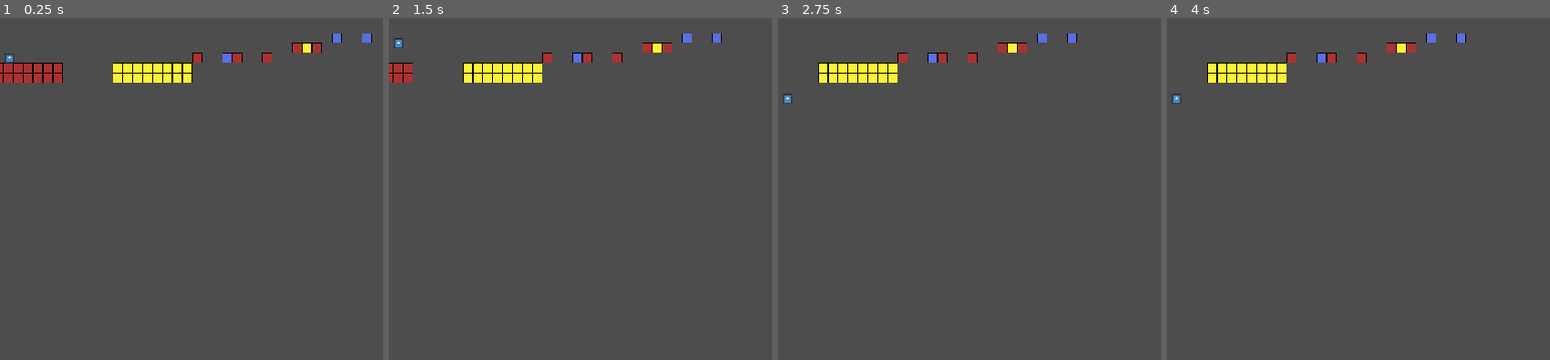
Above: before the commit, frames 1-4 (left to right).
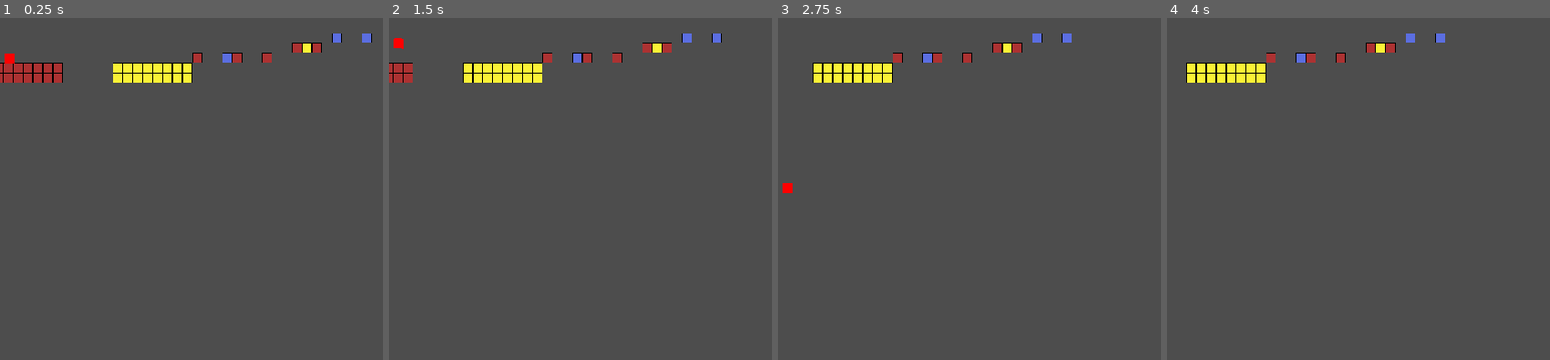
Above: after the commit, the same moments.

Repository: AtlasWongy/pain_dora_the_game
Game: Godot game, scene res://Scenes/main.tscn
The game is run twice, just before and just after one commit, with the same random seed, the same clock (stepped at 60 frames per second) and the same inputs. The engine's default icon, where the game draws it, is replaced by a stand-in: a white triangle on a blue panel in a dark square.
Inputs:
- Up to frame 1 (0.25 s): no input
- Up to frame 2 (1.5 s): tap Enter (ui_accept) at 0.5, 0.77, 0.8, 1.07, 1.35 s; hold Z (change_color) 0.53-1.28 s
- Up to frame 3 (2.75 s): tap Enter (ui_accept) at 1.52, 1.82, 2.3 s; tap Z (change_color) at 1.55 s; hold Z (change_color) from 2.03 s (still down)
- Up to frame 4 (4 s): release Z (change_color) at 2.78 s; tap Z (change_color) at 2.85 s; tap Enter (ui_accept) at 3.02, 3.32, 3.5 s; hold Enter (ui_accept) from 3.53 s (still down)

The runs differ from the first frame. In frame 1, less than 0.1% of the frame differs, in the area x 1-4%, y 10-14%; in frame 2, less than 0.1%; in frame 3, 1.2%; in frame 4, 2.0%, in the area x 1-79%, y 4-26%.
Error before the commit: Invalid access to property or key 'Z' on a base object of type 'Dictionary'. (res://Player/player.gd:86)
Error after the commit: Invalid access to property or key 'Z' on a base object of type 'Dictionary'. (res://Player/player_update.gd:117)

Commit message:
progress so far

Diff:
--- a/paindora/Platforms/BluePlatform/blue_platform.tscn
+++ /dev/null
@@ -1,15 +0,0 @@
-[gd_scene load_steps=3 format=3 uid="uid://cp2xqxwv8mi7k"]
-
-[ext_resource type="Texture2D" uid="uid://csm48qucp31ep" path="res://Platforms/BluePlatform/Blue_Platform.png" id="1_6hxsp"]
-[ext_resource type="Script" path="res://Platforms/platform.gd" id="1_r5gma"]
-
-[node name="BluePlatform" type="Node2D" node_paths=PackedStringArray("visibility_notifier")]
-position = Vector2(160, 90)
-script = ExtResource("1_r5gma")
-visibility_notifier = NodePath("VisibleOnScreenNotifier2D")
-
-[node name="Sprite2D" type="Sprite2D" parent="."]
-texture = ExtResource("1_6hxsp")
-
-[node name="VisibleOnScreenNotifier2D" type="VisibleOnScreenNotifier2D" parent="."]
-rect = Rect2(160, -10, 0, 20)
--- a/paindora/Platforms/ProcGen/platform.tscn
+++ /dev/null
@@ -1,22 +0,0 @@
-[gd_scene load_steps=4 format=3 uid="uid://mssj2ypeys1p"]
-
-[ext_resource type="Texture2D" uid="uid://cqqpmfjq1qmpi" path="res://Platforms/Platform TileSet.png" id="1_xchpu"]
-
-[sub_resource type="TileSetAtlasSource" id="TileSetAtlasSource_cwwex"]
-texture = ExtResource("1_xchpu")
-1:0/0 = 0
-1:0/0/physics_layer_0/polygon_0/points = PackedVector2Array(-8, -8, 8, -8, 8, 8, -8, 8)
-2:0/0 = 0
-2:0/0/physics_layer_0/polygon_0/points = PackedVector2Array(-8, -8, 8, -8, 8, 8, -8, 8)
-3:0/0 = 0
-3:0/0/physics_layer_0/polygon_0/points = PackedVector2Array(-8, -8, 8, -8, 8, 8, -8, 8)
-
-[sub_resource type="TileSet" id="TileSet_lfvtj"]
-physics_layer_0/collision_layer = 1
-sources/1 = SubResource("TileSetAtlasSource_cwwex")
-
-[node name="Platform" type="TileMapLayer"]
-tile_set = SubResource("TileSet_lfvtj")
-
-[node name="VisibleOnScreenNotifier2D" type="VisibleOnScreenNotifier2D" parent="."]
-rect = Rect2(320, 90, 0, 20)
--- a/paindora/Platforms/ProcGen/proc_gen.gd
+++ /dev/null
@@ -1,79 +0,0 @@
-# extends TileMapLayer
-# class_name PlatformProceduralGenerator
-#
-# signal spawn_next_platform
-#
-# @export var visibility_notifier: VisibleOnScreenNotifier2D
-#
-# var atlas_tile_coordinates: Dictionary = {
-# 	0: Vector2i(2, 0),
-# 	1: Vector2i(3, 0),
-# 	2: Vector2i(1, 0)
-# }
-#
-# var weights: PackedFloat32Array = PackedFloat32Array([0.7, 0.15, 0.15])
-# var tile_absent_counter: int = 0
-#
-# var max_tile_height: int = -1
-# var min_tile_height: int = 10
-# var tile_height: int = 9
-#
-# func _ready() -> void:
-# 	visibility_notifier.screen_exited.connect(_on_screen_exit)
-# 	generate_platform()
-#
-# func generate_platform() -> void:
-# 	for i in range(0, 20):
-# 		if tile_absent_counter == 2 or check_skip_tile() == false:
-# 			tile_absent_counter = 0
-# 			set_cell(Vector2i(i, tile_height), 1, generate_tile(), 0)
-# 			adjust_weights()
-# 			build_height()
-# 		else:
-# 			continue
-#
-# func generate_tile() -> Vector2i:
-# 	var rng: RandomNumberGenerator = RandomNumberGenerator.new()
-# 	return atlas_tile_coordinates[rng.rand_weighted(weights)]
-#
-# func adjust_weights() -> void:
-# 	var max_val: float = 0.0
-#
-# 	for weight in weights:
-# 		if max_val < weight:
-# 			max_val = weight
-#
-# 	var max_idx: int = weights.find(max_val)
-#
-# 	for i in range(0, weights.size(), 1):
-# 		if i == max_idx:
-# 			weights[i] -= 0.10
-# 		else:
-# 			weights[i] += 0.05
-#
-# func check_skip_tile() -> bool:
-# 	var rng: RandomNumberGenerator = RandomNumberGenerator.new()
-# 	var skip_tile_weights: PackedFloat32Array = PackedFloat32Array([0.65, 0.35])
-# 	var is_tile_skipped: Array = [true, false]
-# 	if is_tile_skipped[rng.rand_weighted(skip_tile_weights)] == true:
-# 		tile_absent_counter += 1
-# 		return true
-# 	else:
-# 		return false
-#
-# func build_height() -> void:
-# 	var rng: RandomNumberGenerator = RandomNumberGenerator.new()
-# 	var height_weights: PackedFloat32Array = PackedFloat32Array([0.5, 0.25, 0.25])
-# 	var height_changed_instructions: Array = ["unchanged", "increase", "decrease"]
-#
-# 	var is_height_altered: String = height_changed_instructions[rng.rand_weighted(height_weights)]
-#
-# 	if is_height_altered == "unchanged":
-# 		return
-# 	elif is_height_altered == "increase" and max_tile_height < tile_height - 1:
-# 		tile_height -= 1
-# 	elif is_height_altered == "decrease" and min_tile_height > tile_height + 1:
-# 		tile_height += 1
-#
-# func _on_screen_exit() -> void:
-# 	spawn_next_platform.emit()
--- a/paindora/Platforms/RedPlatform/red_platform.tscn
+++ /dev/null
@@ -1,15 +0,0 @@
-[gd_scene load_steps=3 format=3 uid="uid://rtx4l2dg4y73"]
-
-[ext_resource type="Script" path="res://Platforms/platform.gd" id="1_iybn8"]
-[ext_resource type="Texture2D" uid="uid://ukbqswklb3w1" path="res://Platforms/RedPlatform/Red_Platform.png" id="1_qggck"]
-
-[node name="RedPlatform" type="Node2D" node_paths=PackedStringArray("visibility_notifier")]
-position = Vector2(160, 90)
-script = ExtResource("1_iybn8")
-visibility_notifier = NodePath("VisibleOnScreenNotifier2D")
-
-[node name="Sprite2D" type="Sprite2D" parent="."]
-texture = ExtResource("1_qggck")
-
-[node name="VisibleOnScreenNotifier2D" type="VisibleOnScreenNotifier2D" parent="."]
-rect = Rect2(160, -10, 0, 20)
--- a/paindora/Platforms/YellowPlatform/yellow_platform.tscn
+++ /dev/null
@@ -1,15 +0,0 @@
-[gd_scene load_steps=3 format=3 uid="uid://t7v43h1dkyi0"]
-
-[ext_resource type="Texture2D" uid="uid://cr261gk6x6aog" path="res://Platforms/YellowPlatform/Yellow_Platform.png" id="1_d81fh"]
-[ext_resource type="Script" path="res://Platforms/platform.gd" id="1_h4xwo"]
-
-[node name="YellowPlatform" type="Node2D" node_paths=PackedStringArray("visibility_notifier")]
-position = Vector2(160, 90)
-script = ExtResource("1_h4xwo")
-visibility_notifier = NodePath("VisibleOnScreenNotifier2D")
-
-[node name="Sprite2D" type="Sprite2D" parent="."]
-texture = ExtResource("1_d81fh")
-
-[node name="VisibleOnScreenNotifier2D" type="VisibleOnScreenNotifier2D" parent="."]
-rect = Rect2(160, -10, 0, 20)
--- a/paindora/Player/player.gd
+++ b/paindora/Player/player.gd
@@ -8,6 +8,7 @@
 @onready var timer: Timer = $'PlayerTimer'
 @onready var coyote_timer: Timer = $'CoyoteTimer'
 @onready var visible_screen_notifier: VisibleOnScreenNotifier2D = $'VisibleOnScreenNotifier2D'
+@onready var player_sprite: Sprite2D = $'PlayerSprite'
 
 var gravity: float = 90.0
 var fall_gravity: float = 45.0
@@ -26,16 +27,17 @@
 var jump_timer: float = 0.0
 
 var color_map: Dictionary = {
-	"Left": Vector2i(2, 0),
-	"Down": Vector2i(3, 0),
-	"Right": Vector2i(1, 0)
+	"Left": [Vector2i(2, 0), Vector4i(1.0, 0.0, 0.0, 1.0)],
+	"Down": [Vector2i(3, 0), Vector4i(0.0, 0.0, 1.0, 1.0)],
+	"Right": [Vector2i(1, 0), Vector4i(1.0, 1.0, 0.0, 1.0)]
 }
 
 func _ready() -> void:
-	color_state = color_map["Left"]
+	color_state = color_map["Left"][0]
 	coyote_timer.wait_time = coyote_frames / 60.0
 	coyote_timer.timeout.connect(_on_coyote_timer_timeout)
 	visible_screen_notifier.screen_exited.connect(_on_player_screen_exited)
+	player_sprite.material.set_shader_parameter("color", color_map["Left"][1])
 
 func _input(event: InputEvent) -> void:
 	if event.is_action_pressed("ui_accept"):
@@ -57,6 +59,8 @@
 		velocity.y += gravity * delta
 	velocity = velocity.lerp(velocity, 5.0 * delta)
 	is_grounded = raycast.is_colliding()
+
+	# Can test ledge grab later
 	is_ledge_grabbed = ledge_grabber.is_colliding()
 	move_and_slide()
 	if is_grounded:
@@ -83,7 +87,8 @@
 
 func change_color(event: InputEvent) -> void:
 	var color_select: String = OS.get_keycode_string(event.physical_keycode)
-	color_state = color_map[color_select]
+	color_state = color_map[color_select][0]
+	player_sprite.material.set_shader_parameter("color", color_map[color_select][1])
 
 func get_color_state() -> Vector2i:
 	return color_state
--- a/paindora/Player/player.gdshader
+++ b/paindora/Player/player.gdshader
@@ -1,14 +1,11 @@
 shader_type canvas_item;
+
+uniform vec4 color = vec4(1.0, 1.0, 1.0, 1.0);
 
 void vertex() {
 	// Called for every vertex the material is visible on.
 }
 
 void fragment() {
-	// Called for every pixel the material is visible on.
+	COLOR = color;
 }
-
-//void light() {
-	// Called for every pixel for every light affecting the CanvasItem.
-	// Uncomment to replace the default light processing function with this one.
-//}
--- a/paindora/Player/player.tscn
+++ b/paindora/Player/player.tscn
@@ -1,21 +1,22 @@
 [gd_scene load_steps=6 format=3 uid="uid://dq3uthakjtpoo"]
 
-[ext_resource type="Script" path="res://Player/player.gd" id="1_qdayt"]
+[ext_resource type="Script" path="res://Player/player_update.gd" id="1_rh5km"]
+[ext_resource type="Shader" path="res://Player/player.gdshader" id="1_sp47p"]
 [ext_resource type="Texture2D" uid="uid://dcjdxeiqhg14c" path="res://icon.svg" id="1_u3fjw"]
-[ext_resource type="Shader" path="res://Player/player.gdshader" id="1_y8qvc"]
 
-[sub_resource type="ShaderMaterial" id="ShaderMaterial_deaxw"]
-shader = ExtResource("1_y8qvc")
+[sub_resource type="ShaderMaterial" id="ShaderMaterial_jrq88"]
+shader = ExtResource("1_sp47p")
+shader_parameter/color = Vector4(1, 1, 1, 1)
 
 [sub_resource type="RectangleShape2D" id="RectangleShape2D_fpu12"]
 size = Vector2(120, 120)
 
 [node name="Player" type="CharacterBody2D"]
-material = SubResource("ShaderMaterial_deaxw")
 scale = Vector2(0.125, 0.125)
-script = ExtResource("1_qdayt")
+script = ExtResource("1_rh5km")
 
 [node name="PlayerSprite" type="Sprite2D" parent="."]
+material = SubResource("ShaderMaterial_jrq88")
 texture = ExtResource("1_u3fjw")
 
 [node name="PlayerCollisionShape" type="CollisionShape2D" parent="."]
--- a/paindora/Player/player_update.gd
+++ b/paindora/Player/player_update.gd
@@ -6,8 +6,10 @@
 @onready var ledge_grabber: RayCast2D = $'LedgeGrabber'
 @onready var timer: Timer = $'PlayerTimer'
 @onready var coyote_timer: Timer = $'CoyoteTimer'
+@onready var visible_screen_notifier: VisibleOnScreenNotifier2D = $'VisibleOnScreenNotifier2D'
+@onready var player_sprite: Sprite2D = $'PlayerSprite'
 
-var gravity: float = 45.0
+var gravity: float = 90.0
 var fall_gravity: float = 45.0
 var gravity_modifier: float = 2
 var jump_height: float = 48.0
@@ -22,26 +24,57 @@
 var coyote: bool = false
 var last_floor = false
 var jump_timer: float = 0.0
+var apex_jump_timer: float = 0.05
+var apex_jump_timer_start: bool = false
+var tween_duration = 0.5
+var initial_rot = 0.0
 
 var color_map: Dictionary = {
-	"Left": Vector2i(2, 0),
-	"Down": Vector2i(3, 0),
-	"Right": Vector2i(1, 0)
+	"Left": [Vector2i(2, 0), Vector4i(1.0, 0.0, 0.0, 1.0)],
+	"Down": [Vector2i(3, 0), Vector4i(0.0, 0.0, 1.0, 1.0)],
+	"Right": [Vector2i(1, 0), Vector4i(1.0, 1.0, 0.0, 1.0)]
 }
 
 func _ready() -> void:
-	color_state = color_map["Left"]
+	color_state = color_map["Left"][0]
 	coyote_timer.wait_time = coyote_frames / 60.0
 	coyote_timer.timeout.connect(_on_coyote_timer_timeout)
+	visible_screen_notifier.screen_exited.connect(_on_player_screen_exited)
+	player_sprite.material.set_shader_parameter("color", color_map["Left"][1])
 
 func _input(event: InputEvent) -> void:
 	if event.is_action_pressed("ui_accept"):
-		jump_timer = 0.1
+		apex_jump_timer_start = true
+		initial_rot = rotation
+
+		if tween:
+			tween.kill()
+		tween = create_tween()
+		tween.set_parallel()
+		tween.tween_property(self, "rotation", 1.571, tween_duration * 2).as_relative().from_current()
+		tween.tween_property(raycast, "rotation", -1.571, tween_duration * 2).as_relative().from_current()
+
+		# # 		if tween:
+# # 			tween.kill()
+# # 		tween = create_tween()
+# # 		tween.set_parallel()
+# # 		tween.tween_property(self, "rotation", 1.571, apex_duration * 2).as_relative().from_current()
+# # 		tween.tween_property(raycast, "rotation", -1.571, apex_duration * 2).as_relative().from_current()
 
 	if event.is_action_released("ui_accept"):
 		gravity *= gravity_modifier
 
-	if jump_timer > 0.0 and (is_grounded or coyote):
+		# Find first cycle, first quadrant equivilent
+		var remaining_rotation = PI/2 - fmod(rotation, 2 * PI)
+
+		if tween:
+			tween.kill()
+		tween = create_tween()
+		tween.set_parallel()
+		tween.tween_property(self, "rotation", remaining_rotation, (tween_duration / 2) * 1).as_relative()
+		tween.tween_property(raycast, "rotation", -remaining_rotation, (tween_duration / 2) * 1).as_relative()
+
+	if apex_jump_timer_start and (is_grounded or coyote):
 		velocity.y = - (2 * jump_height / apex_duration)
 		gravity = - (velocity.y / apex_duration)
 		is_jumping = true
@@ -52,19 +85,20 @@
 func _physics_process(delta: float) -> void:
 	if !is_grounded:
 		velocity.y += gravity * delta
+
 	velocity = velocity.lerp(velocity, 5.0 * delta)
 	is_grounded = raycast.is_colliding()
-	is_ledge_grabbed = ledge_grabber.is_colliding()
+
+	# Can test ledge grab later
+	# is_ledge_grabbed = ledge_grabber.is_colliding()
 	move_and_slide()
 	if is_grounded:
 		is_jumping = false
-		jump_timer = 0.0
-		check_tile_color(raycast.get_collider(), raycast.get_collider_rid())
-	elif !is_grounded and last_floor and !is_jumping:
-		coyote = true
-		coyote_timer.start()
-	last_floor = is_grounded
-	jump_timer -= delta
+		# check_tile_color(raycast.get_collider(), raycast.get_collider_rid())
+	#elif !is_grounded and last_floor and !is_jumping:
+		#coyote = true
+		#coyote_timer.start()
+	#last_floor = is_grounded
 
 func grab_edge() -> void:
 	velocity.y -= jump_height
@@ -80,10 +114,23 @@
 
 func change_color(event: InputEvent) -> void:
 	var color_select: String = OS.get_keycode_string(event.physical_keycode)
-	color_state = color_map[color_select]
+	color_state = color_map[color_select][0]
+	player_sprite.material.set_shader_parameter("color", color_map[color_select][1])
 
 func get_color_state() -> Vector2i:
 	return color_state
 
+func evaluate_apex_time(apex_jump_timer: float) -> void:
+	if apex_jump_timer > 0:
+		print("Short jump, jump height ", 48.0)
+		jump_height = 48.0
+	else:
+		print("Long jump, jump height: ", 60.0)
+		jump_height = 60.0
+	pass
+
 func _on_coyote_timer_timeout() -> void:
 	coyote = false
+
+func _on_player_screen_exited() -> void:
+	SignalBus.player_died.emit()
--- /dev/null
+++ b/paindora/Player/player_visual_shader.tres
@@ -0,0 +1,44 @@
+[gd_resource type="VisualShader" load_steps=3 format=3 uid="uid://dy2o6dlnp0j4d"]
+
+[sub_resource type="VisualShaderNodeInput" id="VisualShaderNodeInput_yx2qy"]
+input_name = "color"
+
+[sub_resource type="VisualShaderNodeColorFunc" id="VisualShaderNodeColorFunc_lg5kq"]
+default_input_values = [0, Vector3(1, 1, 1)]
+
+[resource]
+code = "shader_type canvas_item;
+render_mode blend_mix;
+
+
+
+
+void fragment() {
+// Input:2
+	vec4 n_out2p0 = COLOR;
+
+
+	vec3 n_out3p0;
+// ColorFunc:3
+	{
+		vec3 c = vec3(n_out2p0.xyz);
+		float max1 = max(c.r, c.g);
+		float max2 = max(max1, c.b);
+		n_out3p0 = vec3(max2, max2, max2);
+	}
+
+
+// Output:0
+	COLOR.rgb = n_out3p0;
+
+
+}
+"
+mode = 1
+flags/light_only = false
+nodes/fragment/0/position = Vector2(1020, 100)
+nodes/fragment/2/node = SubResource("VisualShaderNodeInput_yx2qy")
+nodes/fragment/2/position = Vector2(60, 240)
+nodes/fragment/3/node = SubResource("VisualShaderNodeColorFunc_lg5kq")
+nodes/fragment/3/position = Vector2(580, 200)
+nodes/fragment/connections = PackedInt32Array(2, 0, 3, 0, 3, 0, 0, 0)
--- a/paindora/Scenes/platform_handler.gd
+++ b/paindora/Scenes/platform_handler.gd
@@ -1,69 +1,3 @@
-# extends Node2D
-# class_name PlatformHandler
-#
-# @export var platform_map: Dictionary
-#
-# var current_platform: Node2D
-# var next_platform: Node2D
-# var platform_movement_speed: float = -100.0
-#
-# func _ready() -> void:
-# 	current_platform = get_child(0)
-# 	current_platform.spawn_next_platform.connect(_on_spawn_next_platform)
-# 	next_platform = spawn_platform()
-#
-# func _physics_process(delta: float) -> void:
-# 	current_platform.global_position.x += platform_movement_speed * delta
-# 	next_platform.global_position.x += platform_movement_speed * delta
-#
-# func _on_spawn_next_platform() -> void:
-# 	current_platform.spawn_next_platform.disconnect(_on_spawn_next_platform)
-# 	current_platform.queue_free()
-# 	current_platform = next_platform
-# 	current_platform.spawn_next_platform.connect(_on_spawn_next_platform)
-# 	next_platform = spawn_platform()
-#
-# func spawn_platform() -> Node2D:
-# 	var rng: RandomNumberGenerator = RandomNumberGenerator.new()
-# 	var random_idx: int = int(rng.randf_range(0.0, 3.0))
-# 	next_platform = platform_map[random_idx].instantiate()
-# 	add_child(next_platform)
-# 	next_platform.global_position = Vector2(460.0, 90.0)
-# 	return next_platform
-
-# extends Node2D
-# class_name PlatformHandler
-#
-# @export var platform: PackedScene
-#
-# @onready var initial_platform: Node2D = $'../PlatformHandler/InitialPlatform'
-#
-# var current_platform: Node2D
-# var next_platform: Node2D
-# var platform_movement_speed: float = -50.0
-#
-# func _ready() -> void:
-# 	current_platform = initial_platform
-# 	current_platform.spawn_next_platform.connect(_on_spawn_next_platform)
-# 	next_platform = spawn_platform()
-#
-# func _physics_process(delta: float) -> void:
-# 	current_platform.global_position.x += platform_movement_speed * delta
-# 	next_platform.global_position.x += platform_movement_speed * delta
-#
-# func _on_spawn_next_platform() -> void:
-# 	current_platform.spawn_next_platform.disconnect(_on_spawn_next_platform)
-# 	current_platform.queue_free()
-# 	current_platform = next_platform
-# 	current_platform.spawn_next_platform.connect(_on_spawn_next_platform)
-# 	next_platform = spawn_platform()
-#
-# func spawn_platform() -> Node2D:
-# 	next_platform = platform.instantiate()
-# 	add_child(next_platform)
-# 	next_platform.global_position = Vector2(320.0, 0.0)
-# 	return next_platform
-
 extends Node2D
 class_name PlatformHandler
 
Binary file removed: paindora/Platforms/BluePlatform/Blue_Platform.png
Not shown, removed: paindora/Platforms/BluePlatform/Blue_Platform.png.import
Binary file removed: paindora/Platforms/RedPlatform/Red_Platform.png
Not shown, removed: paindora/Platforms/RedPlatform/Red_Platform.png.import
Binary file removed: paindora/Platforms/YellowPlatform/Yellow_Platform.png
Not shown, removed: paindora/Platforms/YellowPlatform/Yellow_Platform.png.import
